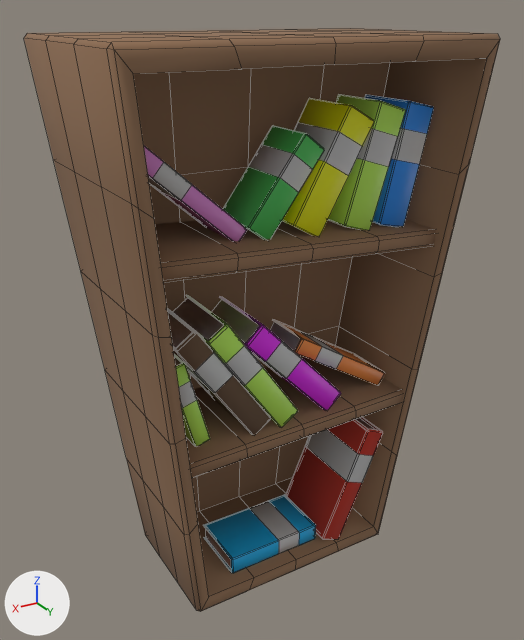
Renders of the FBX model Assets/Props - FBX/props_library.fbx from each side of a commit.
One viewpoint serves both versions: a 50 mm lens placed at (1.83, 2.94, 2.98), pointed at (-0.01, -0.15, 1.44). Arrows for +X, +Y and +Z are at lower left; the lights stay in place. The picture after the commit comes second. Mesh edges are drawn as thin lines. Where no turn or scale is listed for an object, it has been applied to the vertices.

The first picture shows 'Library'.
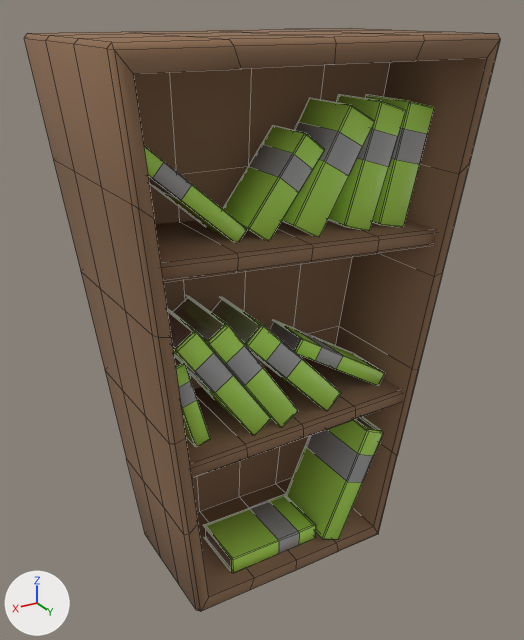
What the commit changed:
Material 'Vert.003' (mat_vert_003) changes colour from cyan #14ace7 to green #b4e759; in linear values from (0.00705, 0.41, 0.8) to (0.458, 0.8, 0.0997).
Material 'metal.007' (mat_metal_007) is new.
Its base color is (0.381, 0.381, 0.381) (grey #a6a6a6).
me_cube_007 has 964 vertices, 958 faces and spans x -0.96..0.93, y -0.71..0.43, z 0.0..2.88.
me_cube_007 is used by ob_library; location (0.0, 0.0, 0.0).
Part 1, on me_cube_007:
21 faces are deleted.
18 new faces join them, mat_vert_003 (green #b4e759).
3 new faces join them, mat_metal_007 (grey #a6a6a6).
me_cube_007 part 2: 113 faces spanning x -0.79..0.68, y -0.22..0.23, z 0.1..2.46 switch from mat_metal_004 (light grey #bfbfbf) to mat_metal_007 (grey #a6a6a6).
me_cube_007 part 3: 35 faces spanning x -0.18..0.23, y -0.14..0.15, z 1.97..2.46 switch from mat_vert_004 (green #4abb58) to mat_vert_003 (green #b4e759).
me_cube_007 part 4: 38 faces spanning x -0.44..0.0, y -0.17..0.18, z 1.96..2.57 switch from mat_material_006 (yellow #e1e400) to mat_vert_003 (green #b4e759).
me_cube_007 part 5: 29 faces spanning x 0.22..0.79, y -0.17..0.12, z 1.98..2.49 switch from mat_material_018 (pink #d482cc) to mat_vert_003 (green #b4e759).
me_cube_007 part 6: 33 faces spanning x -0.66..-0.03, y -0.14..0.15, z 1.01..1.43 switch from mat_material_019 (orange #e7873e) to mat_vert_003 (green #b4e759).
me_cube_007 part 7: 38 faces spanning x -0.3..0.29, y -0.22..0.22, z 1.0..1.6 switch from mat_vert_002 (pink #da20e7) to mat_vert_003 (green #b4e759).
me_cube_007 part 8: 40 faces spanning x -0.61..-0.21, y -0.22..0.22, z 0.09..0.79 switch from mat_reds (red #b63427) to mat_vert_003 (green #b4e759).
me_cube_007 part 9: 40 faces spanning x 0.14..0.65, y -0.22..0.22, z 0.98..1.65 switch from mat_brown_001 (brown #644d3a) to mat_vert_003 (green #b4e759).
me_cube_007 part 10: 37 faces spanning x -0.82..-0.51, y -0.17..0.18, z 1.94..2.57 switch from mat_material_020 (blue #2a89e7) to mat_vert_003 (green #b4e759).
me_cube_007 no longer uses material mat_vert_001 (green #b4e759).

Boxes [x1, y1, x2, y2] around the edits, measured in the pictures (524 x 640 px; the box of a moved part takes in the faces that stretch with it):
'Library', recoloured, surface changed
    both: [24, 29, 500, 576]
part 1 of me_cube_007, moved or reshaped
    both: [204, 495, 302, 572]
part 2 of me_cube_007, recoloured
    both: [152, 122, 427, 554]
part 3 of me_cube_007, recoloured (lighter)
    both: [223, 125, 324, 239]
part 4 of me_cube_007, recoloured (yellow to green)
    both: [282, 99, 374, 236]
part 5 of me_cube_007, recoloured
    both: [148, 175, 246, 241]
part 6 of me_cube_007, recoloured (orange to green)
    both: [289, 337, 385, 385]
part 7 of me_cube_007, recoloured
    both: [219, 297, 341, 410]
part 8 of me_cube_007, recoloured (red to green)
    both: [286, 417, 383, 540]
part 9 of me_cube_007, recoloured (brown to green)
    both: [167, 308, 271, 435]
part 10 of me_cube_007, recoloured (blue to green)
    both: [365, 96, 434, 227]
